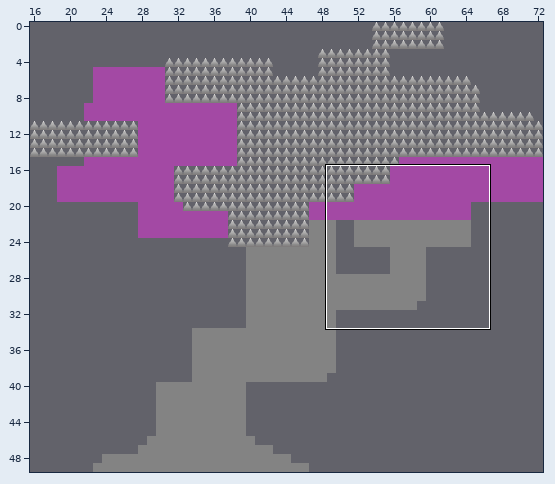
An edit to a level. Tiled map, Game/Maps/There is a man level.tmx. Above, an overview of the earlier version with the close-up marked.
Close-up. As it was:
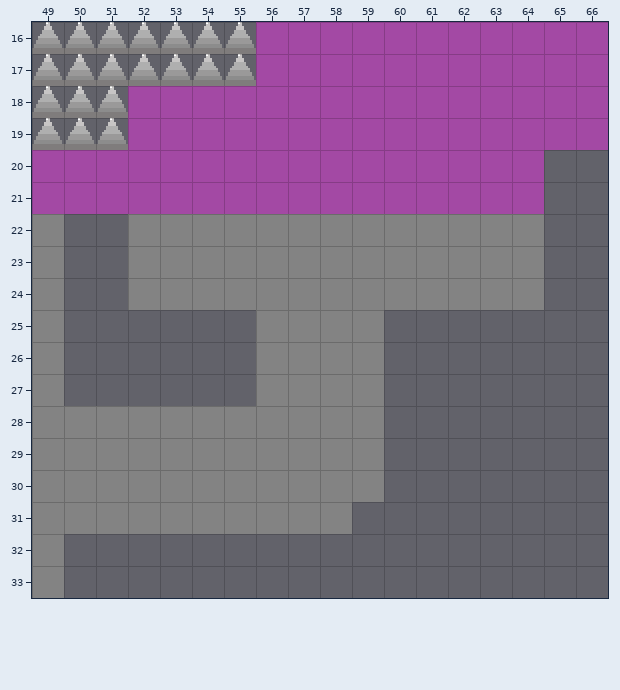
Cells are 16x16 px. Shown: x 49..66, y 16..33. The commit also changed other parts of the map, which this record leaves out.
After:
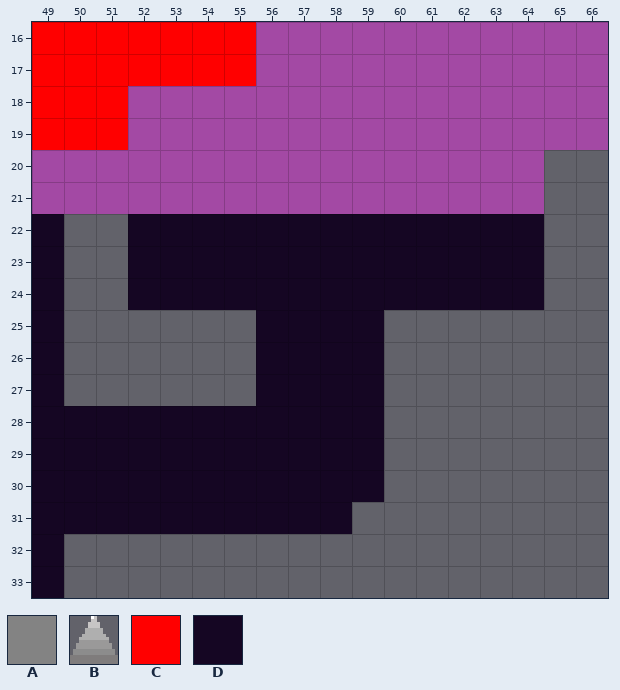
Key: from "place_holder_tileset": A 0 "Black_tile", B 6 "Kill", C 21 "red_tile", D 22 "black_base".
_ is an empty cell.
Tiles replaced or removed in this view: A, B.
Change:
Changed rows in their new state; . is an unchanged cell.
Layer "Tile Layer 1":
first column x 49:
16 CCCCCCC.........
17 CCCCCCC.........
18 CCC.............
19 CCC.............
22 D..DDDDDDDDDDDDD
23 D..DDDDDDDDDDDDD
24 D..DDDDDDDDDDDDD
25 D......DDDD.....
26 D......DDDD.....
27 D......DDDD.....
28 DDDDDDDDDDD.....
29 DDDDDDDDDDD.....
30 DDDDDDDDDDD.....
31 DDDDDDDDDD......
32 D...............
33 D...............
Changed places in both close-ups, as pixel boxes (x1, y1, x2, y2):
changed: (32, 22, 256, 150)
changed: (32, 214, 544, 598)
